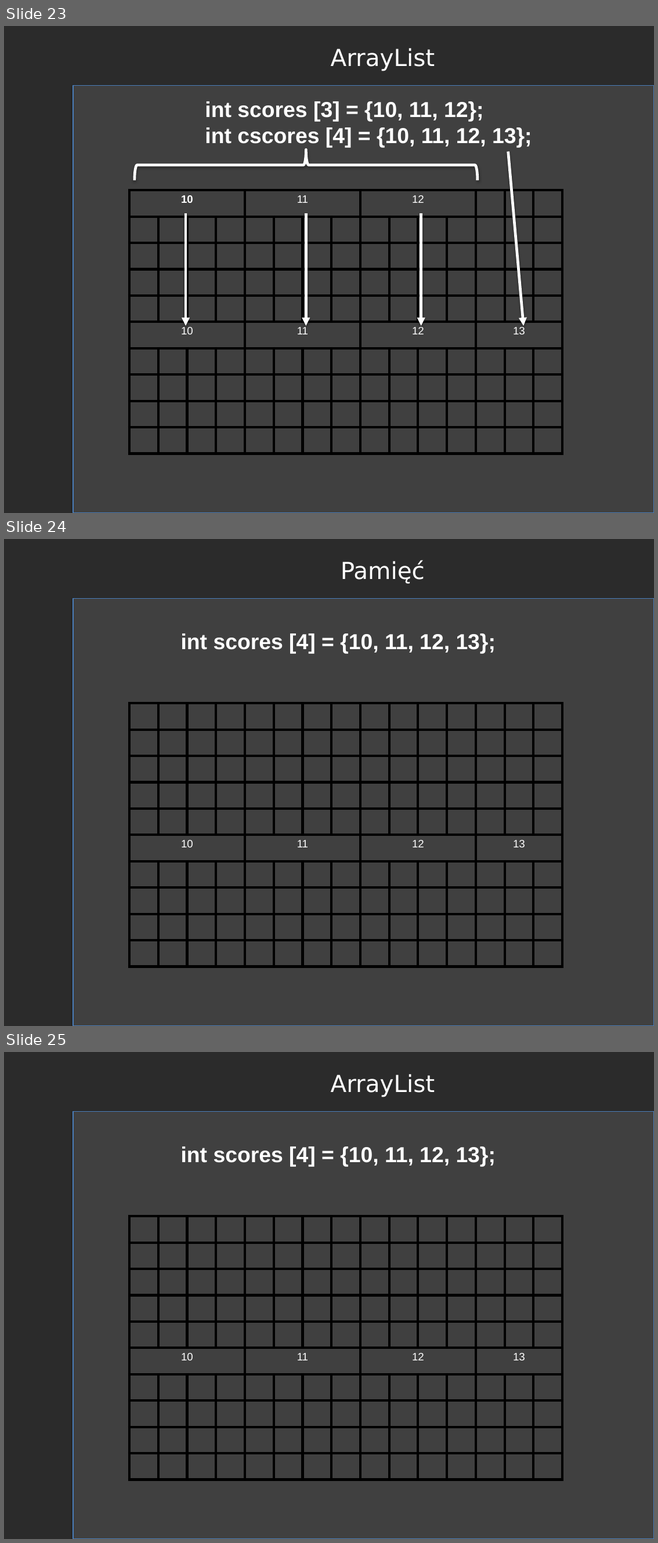
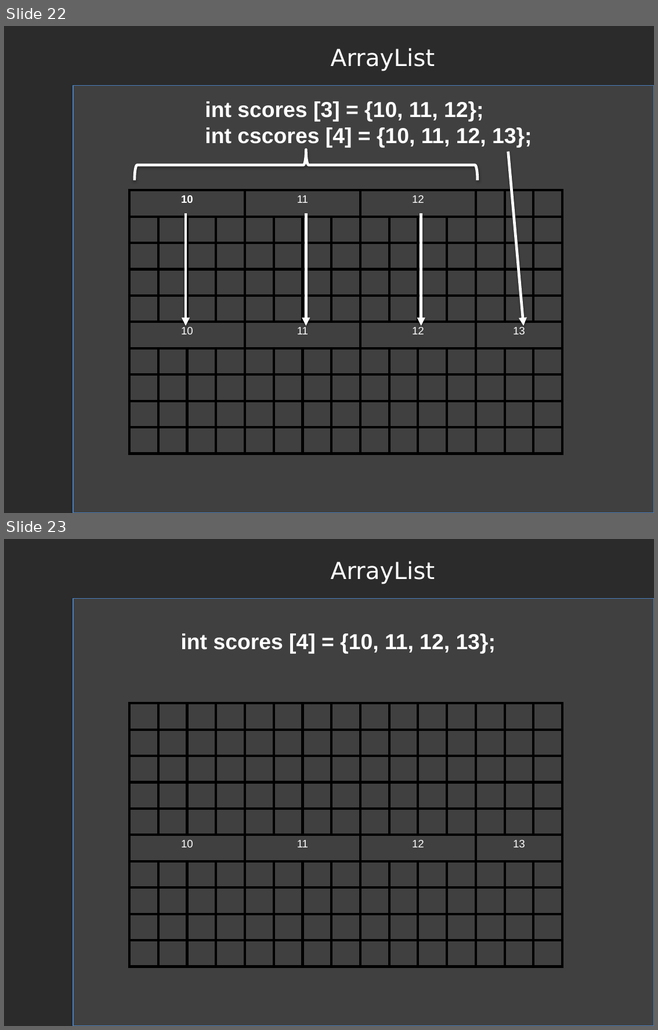
Before and after one commit to RafLew84/WpumKJ, a slide deck: 2021-2022/Wykład/Wyklad2.pptx. Shown one above the other, each under a label of ours: slides 23, 24 and 25 before the commit, slides 22 and 23 after it. The pictures are 658x1543 and 658x1030 pixels, drawn with LibreOffice and Linux fonts; fonts in the diff are those of the drawing; background and template pictures are left out; a plain dark background stands for a picture behind light text. Boxes give left, top, right and bottom in pixels: in the first picture for what was removed or moved away, otherwise in the second. Text is boxed around its words. In the diff, an @@ line names an element or a change of style, - is before the commit and + after.

```diff
--- a/2021-2022/Wykład/Wyklad2.pptx
+++ b/2021-2022/Wykład/Wyklad2.pptx
@@ slide 24 removed at [4,539,654,1026], background picture (left out) @@
@@ text removed at [340,560,424,584] @@
-Pamięć
@@ rectangle removed at [73,599,654,1026] @@
@@ text removed at [181,634,495,653] @@
-int scores [4] = {10, 11, 12, 13};
@@ table removed at [129,703,558,967], 10 rows, 15 columns @@
- |  |  |  |  |  |  |  |  |  |  |  |  |  | 
- |  |  |  |  |  |  |  |  |  |  |  |  |  | 
- |  |  |  |  |  |  |  |  |  |  |  |  |  | 
- |  |  |  |  |  |  |  |  |  |  |  |  |  | 
- |  |  |  |  |  |  |  |  |  |  |  |  |  | 
-10 |  |  |  | 11 |  |  |  | 12 |  |  |  | 13 |  | 
- |  |  |  |  |  |  |  |  |  |  |  |  |  | 
- |  |  |  |  |  |  |  |  |  |  |  |  |  | 
- |  |  |  |  |  |  |  |  |  |  |  |  |  | 
- |  |  |  |  |  |  |  |  |  |  |  |  |  | 
@@ what was slide 23 is now slide 22 @@
@@ what was slide 25 is now slide 23 @@
```
Also in this commit, not shown: 2 slides changed, 2 other slides removed, 2 other files.
